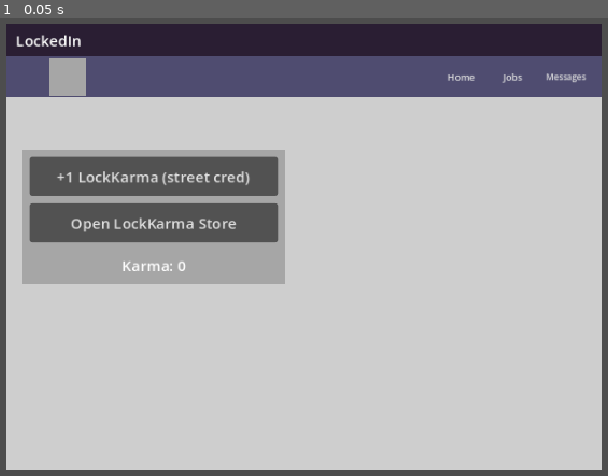
Above: before the commit, frame 1.
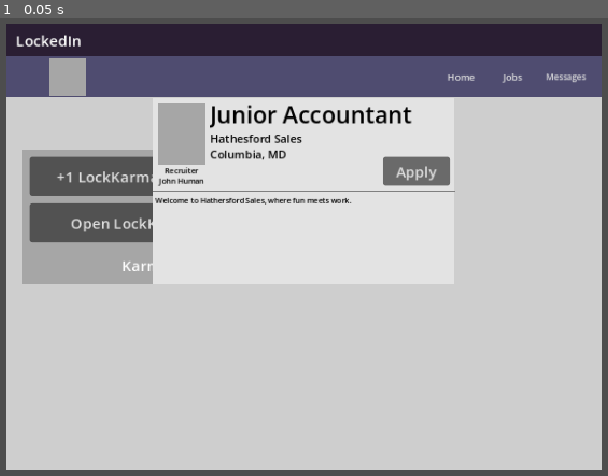
Above: after the commit, the same moment.

Repository: iimurpyh/linked-alien
Game: Godot game, scene res://main.tscn
Two runs of this game, one before a commit and one after it. Both use one fixed random seed, a clock stepped at 60 frames per second and the inputs below.
Inputs:
- Up to frame 1 (0.05 s): no input

The runs differ from the first frame. In frame 1, 8.3% of the frame differs, in the area x 25-75%, y 18-59%.

Commit message:
texturepack missing (so I just remove temporary for now)

Diff:
--- a/job_listing.tscn
+++ b/job_listing.tscn
@@ -1,10 +1,6 @@
 [gd_scene format=3 uid="uid://br84nqe3fyqup"]
 
 [ext_resource type="Theme" uid="uid://c4vir164jmy38" path="res://resources/themes/lockedin.tres" id="1_qbdvo"]
-[ext_resource type="Texture2D" path="res://resources/images/ui/portrait template.png" id="2_eltba"]
-
-[sub_resource type="StyleBoxTexture" id="StyleBoxTexture_1bvp3"]
-texture = ExtResource("2_eltba")
 
 [node name="JobListing" type="Panel" unique_id=257471251]
 custom_minimum_size = Vector2(300, 200)
@@ -64,7 +60,6 @@
 offset_bottom = -1.0
 grow_horizontal = 2
 grow_vertical = 2
-theme_override_styles/panel = SubResource("StyleBoxTexture_1bvp3")
 
 [node name="TitleText" type="RichTextLabel" parent="JobContent/TitleCard" unique_id=207019119]
 layout_mode = 0
--- a/main.tscn
+++ b/main.tscn
@@ -179,6 +179,7 @@
 grow_vertical = 2
 
 [node name="TemporaryPanel" parent="UI/Window/App" unique_id=1800727727 instance=ExtResource("4_temp_panel")]
+layout_mode = 0
 offset_left = 17.0
 offset_top = 135.0
 offset_right = 300.0
@@ -192,8 +193,8 @@
 offset_right = 793.0
 offset_bottom = 543.0
 
-[node name="KarmaStorePanel" parent="UI/Window/App" instance=ExtResource("5_karma_store")]
-anchors_preset = 8
+[node name="KarmaStorePanel" parent="UI/Window/App" unique_id=2001833839 instance=ExtResource("5_karma_store")]
+layout_mode = 0
 anchor_left = 0.5
 anchor_top = 0.5
 anchor_right = 0.5
Not shown: 1 places in main.tscn that only renumber resources
